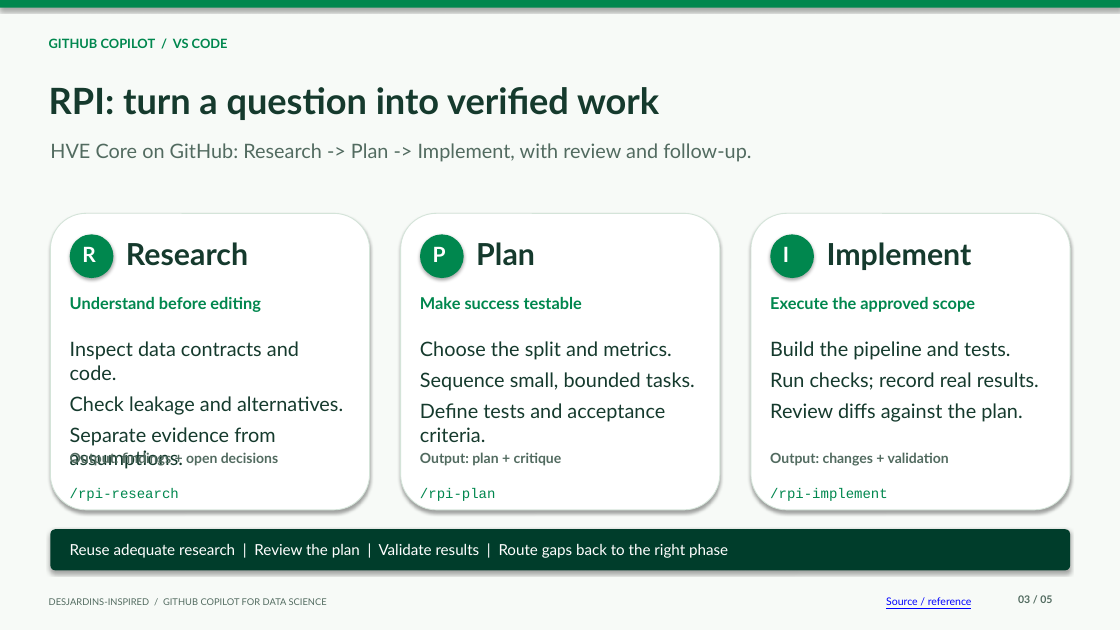
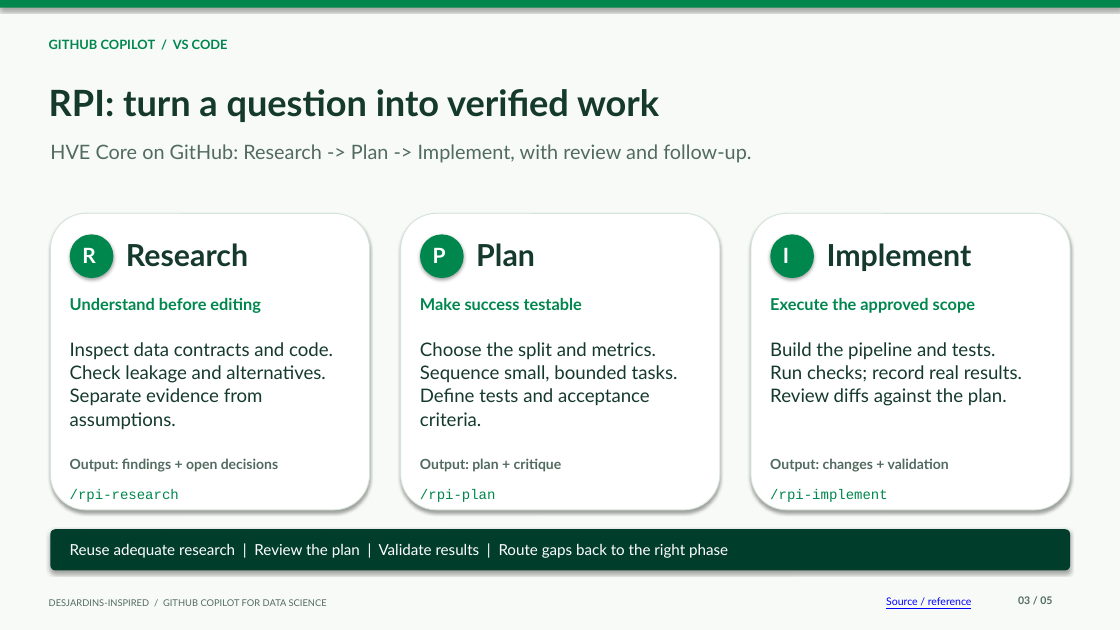
Before and after one commit to devopsabcs-engineering/dj-github-copilot-fundamentals, a slide deck: slide 3 of presentations/github-copilot-data-scientists-desjardins.pptx. Drawn at 1120x630 pixels with LibreOffice and Linux fonts; fonts in the diff are those of the drawing. Boxes give left, top, right and bottom in pixels: in the first picture for what was removed or moved away, otherwise in the second. Text is boxed around its words. In the diff, an @@ line names an element or a change of style, - is before the commit and + after.

```diff
--- a/presentations/github-copilot-data-scientists-desjardins.pptx
+++ b/presentations/github-copilot-data-scientists-desjardins.pptx
@@ size 17 to 16 pt; line spacing 1 to 1.04; less space between paragraphs in 3 elements at (70,342,333,430), (420,342,678,426), (770,342,1022,406) @@
@@ line spacing 1 to 1.04; less space between paragraphs in 4 elements at (49,89,659,122), (70,458,278,472), (420,458,562,472), (770,458,949,472) @@
```
Also in this commit, not shown: 4 other slides changed, 9 other files.
